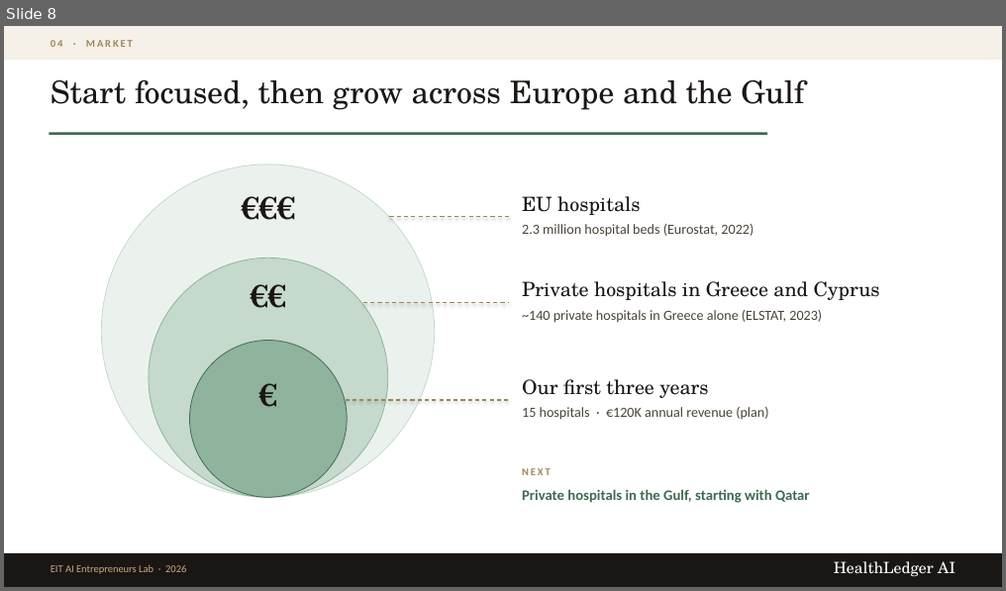
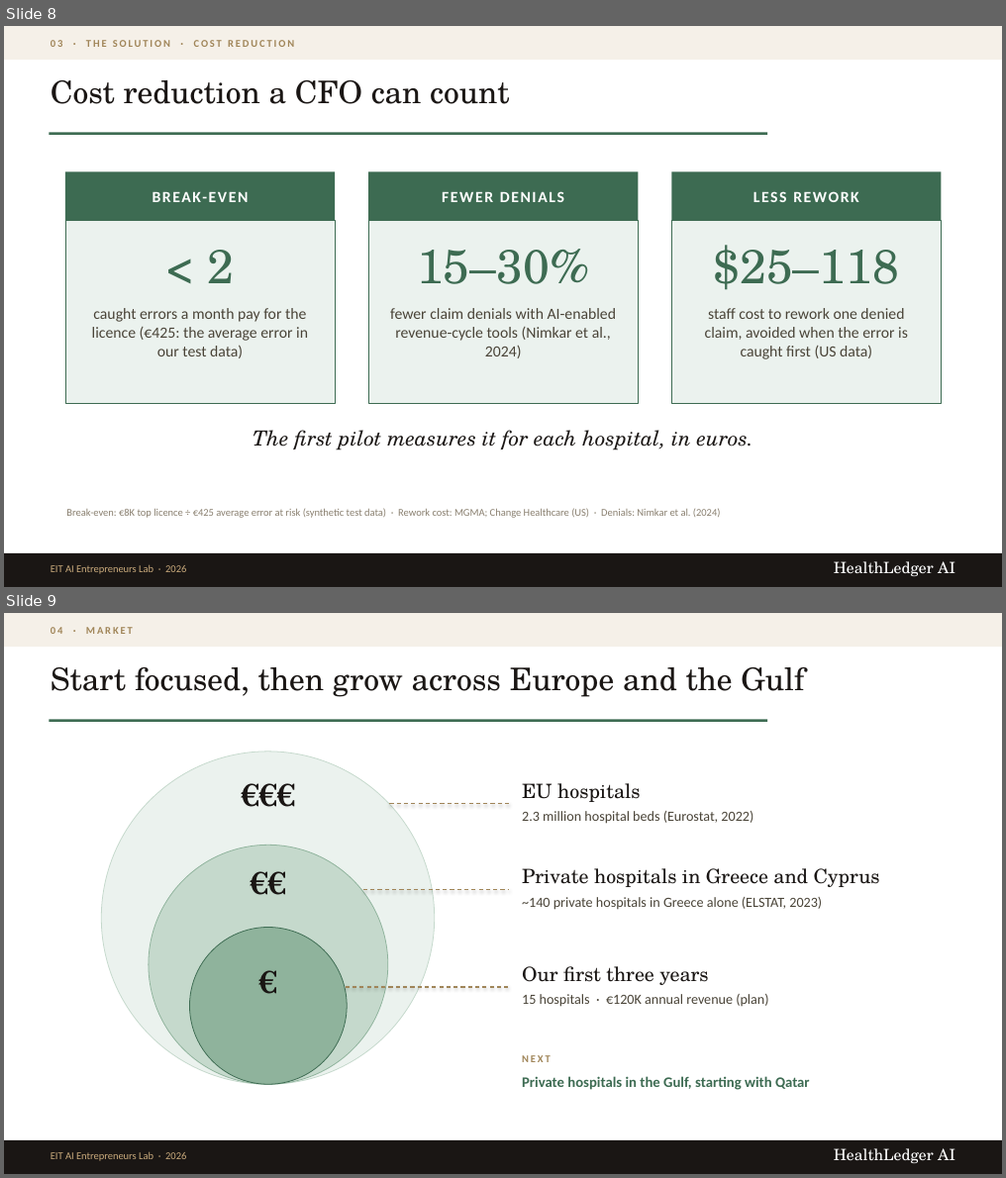
Before and after one commit to mrply97/AI, a slide deck: HealthLedgerAI_EIT_Pitch.pptx. Shown one above the other, each under a label of ours: slide 8 before the commit, slides 8 and 9 after it. The pictures are 1006x591 and 1006x1178 pixels, drawn with LibreOffice and Linux fonts; fonts in the diff are those of the drawing. Boxes give left, top, right and bottom in pixels: in the first picture for what was removed or moved away, otherwise in the second. Text is boxed around its words. In the diff, an @@ line names an element or a change of style, - is before the commit and + after.

```diff
--- a/HealthLedgerAI_EIT_Pitch.pptx
+++ b/HealthLedgerAI_EIT_Pitch.pptx
@@ slide 8 added at (4, 26, 1002, 587), background #FFFFFF @@
@@ rectangle added at (4, 26, 1002, 60), fill #F5F0E8 @@
@@ text added at (51, 40, 294, 47), 10 pt, text #A08558, bold @@
+03 · THE SOLUTION · COST REDUCTION
@@ text added at (51, 80, 509, 104), 30 pt, text #1A1614 @@
+Cost reduction a CFO can count
@@ rectangle added at (49, 132, 767, 135), fill #3D6B52 @@
@@ rectangle added at (65, 172, 335, 221), fill #3D6B52 @@
@@ text added at (65, 172, 335, 221), 15 pt, text #FFFFFF, bold @@
+BREAK-EVEN
@@ rectangle added at (368, 172, 638, 221), fill #3D6B52 @@
@@ text added at (368, 172, 638, 221), 15 pt, text #FFFFFF, bold @@
+FEWER DENIALS
@@ rectangle added at (672, 172, 942, 221), fill #3D6B52 @@
@@ text added at (672, 172, 942, 221), 15 pt, text #FFFFFF, bold @@
+LESS REWORK
@@ rectangle added at (65, 221, 335, 404), fill #EBF2EE, outline #3D6B52 0.75 pt @@
@@ rectangle added at (368, 221, 638, 404), fill #EBF2EE, outline #3D6B52 0.75 pt @@
@@ rectangle added at (672, 221, 942, 404), fill #EBF2EE, outline #3D6B52 0.75 pt @@
@@ text added at (208, 250, 235, 283), 46 pt, text #3D6B52 @@
+< 2
@@ text added at (417, 249, 589, 284), 46 pt, text #3D6B52 @@
+15–30%
@@ text added at (714, 245, 900, 290), 46 pt, text #3D6B52 @@
+$25–118
@@ text added at (92, 308, 308, 359), 15 pt, text #4A4438 @@
+caught errors a month pay for the licence (€425: the average error in our test data)
@@ text added at (390, 308, 616, 359), 15 pt, text #4A4438 @@
+fewer claim denials with AI-enabled revenue-cycle tools (Nimkar et al., 2024)
@@ text added at (705, 308, 908, 360), 15 pt, text #4A4438 @@
+staff cost to rework one denied claim, avoided when the error is caught first (US data)
@@ text added at (252, 430, 753, 451), 20 pt, text #1A1614, italic @@
+The first pilot measures it for each hospital, in euros.
@@ text added at (66, 508, 721, 518), 10 pt, text #8A8070 @@
+Break-even: €8K top licence ÷ €425 average error at risk (synthetic test data) · Rework cost: MGMA; Change Healthcare (US) · Denials: Nimkar et al. (2024)
@@ rectangle added at (4, 554, 1002, 587), fill #1A1614 @@
@@ text added at (51, 566, 186, 574), 10 pt, text #C9AA7C @@
+EIT AI Entrepreneurs Lab · 2026
@@ text added at (834, 562, 955, 576), 15 pt, text #FFFFFF @@
+HealthLedger AI
@@ what was slide 8 is now slide 9 @@
```
Also in this commit, not shown: 7 slides changed, 2 other files.
